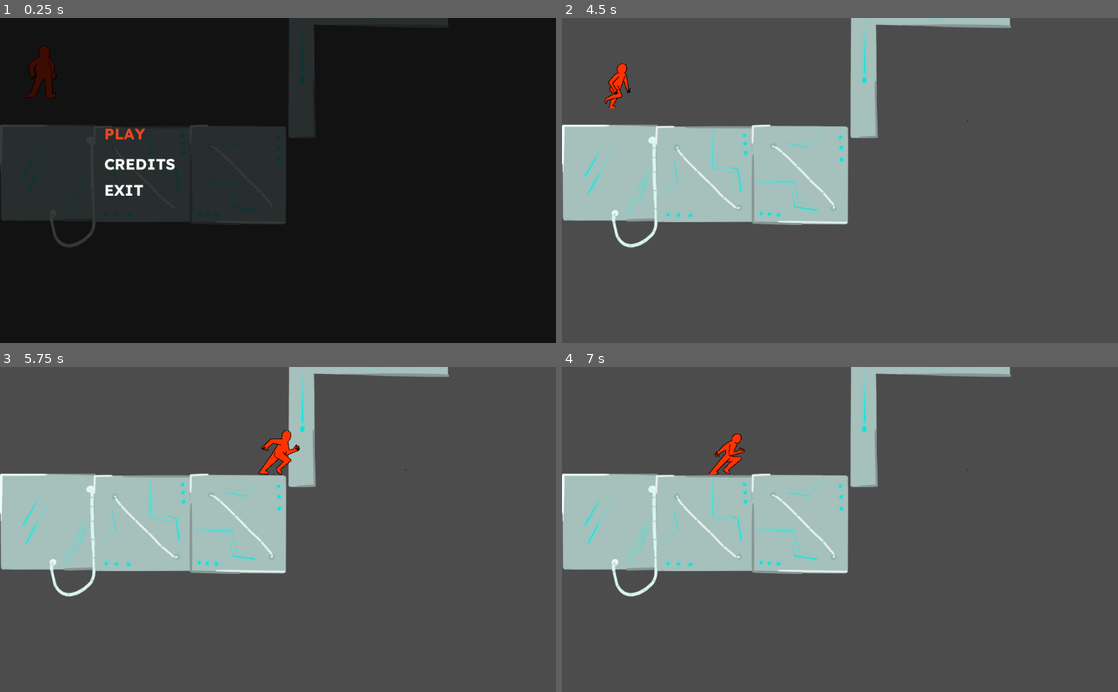
Above: before the commit, frames 1-4 (two rows, left to right).
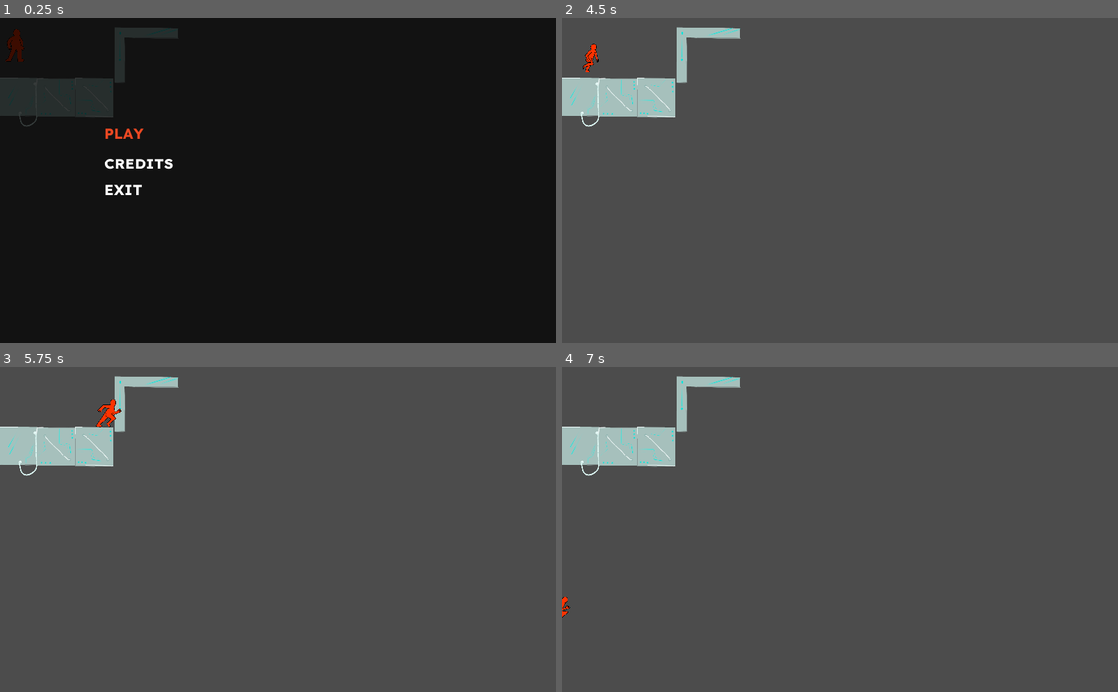
Above: after the commit, the same moments.

Repository: gobggj2022/GGJ-
Game: Godot game, scene res://src/Main/Game.tscn
Two runs of this game, one before a commit and one after it. Both use one fixed random seed, a clock stepped at 60 frames per second and the inputs below.
Inputs:
- Up to frame 1 (0.25 s): no input
- Up to frame 2 (4.5 s): click "PLAY" at 0.5 s; click "PLAY" at 1.25 s; hold Right (ui_right) 2.03-3.53 s; tap Space (ui_select) at 2.27, 3.02 s; tap Enter at 2.75 s; hold Left (ui_left) 3.53-4.28 s; hold Right (ui_right) from 4.28 s (still down)
- Up to frame 3 (5.75 s): keep holding Right (ui_right); tap Space (ui_select) at 4.52, 5.27 s
- Up to frame 4 (7 s): release Right (ui_right) at 5.78 s; hold Left (ui_left) 5.78-6.53 s; tap Space (ui_select) at 6.02 s; hold Right (ui_right) from 6.53 s (still down)

The runs differ from the first frame. In frame 1, 20% of the frame differs, in the area x 0-81%, y 0-71%; in frame 2, 21%; in frame 3, 21%; in frame 4, 21%.

Commit message:
config update

Diff:
--- a/assets/PlayerSprite.tres
+++ b/assets/PlayerSprite.tres
@@ -22,14 +22,14 @@
 
 [resource]
 animations = [ {
-"frames": [ ExtResource( 6 ), ExtResource( 13 ), ExtResource( 16 ), ExtResource( 18 ) ],
+"frames": [ ExtResource( 10 ), ExtResource( 1 ), ExtResource( 9 ), ExtResource( 8 ), ExtResource( 11 ), ExtResource( 12 ), ExtResource( 14 ) ],
+"loop": true,
+"name": "run",
+"speed": 9.0
+}, {
+"frames": [ ExtResource( 3 ) ],
 "loop": false,
-"name": "jump",
-"speed": 8.0
-}, {
-"frames": [ ExtResource( 19 ) ],
-"loop": true,
-"name": "dash",
+"name": "sneak",
 "speed": 5.0
 }, {
 "frames": [ ExtResource( 5 ), ExtResource( 7 ), ExtResource( 17 ), ExtResource( 15 ) ],
@@ -37,18 +37,18 @@
 "name": "death",
 "speed": 5.0
 }, {
-"frames": [ ExtResource( 3 ) ],
+"frames": [ ExtResource( 6 ), ExtResource( 13 ), ExtResource( 16 ), ExtResource( 18 ) ],
 "loop": false,
-"name": "sneak",
-"speed": 5.0
-}, {
-"frames": [ ExtResource( 10 ), ExtResource( 1 ), ExtResource( 9 ), ExtResource( 8 ), ExtResource( 11 ), ExtResource( 12 ), ExtResource( 14 ) ],
-"loop": true,
-"name": "run",
-"speed": 9.0
+"name": "jump",
+"speed": 8.0
 }, {
 "frames": [ ExtResource( 4 ), ExtResource( 2 ) ],
 "loop": true,
 "name": "idle",
 "speed": 4.0
+}, {
+"frames": [ ExtResource( 19 ) ],
+"loop": true,
+"name": "dash",
+"speed": 5.0
 } ]
--- a/project.godot
+++ b/project.godot
@@ -24,6 +24,15 @@
 run/main_scene="res://src/Main/Game.tscn"
 config/icon="res://icon.png"
 
+[display]
+
+window/stretch/mode="2d"
+window/stretch/aspect="keep"
+
+[global]
+
+viewport=false
+
 [input]
 
 toggle_pause={
--- a/src/Level/Level.tscn
+++ b/src/Level/Level.tscn
@@ -1,13 +1,20 @@
-[gd_scene load_steps=2 format=2]
+[gd_scene load_steps=3 format=2]
 
 [ext_resource path="res://assets/level_tileset.tres" type="TileSet" id=1]
+[ext_resource path="res://src/Player/Player.tscn" type="PackedScene" id=2]
 
 [node name="Level" type="Node2D"]
 
 [node name="TileMap" type="TileMap" parent="."]
-position = Vector2( -3, 2 )
-scale = Vector2( 0.5, 0.5 )
+position = Vector2( -3, 32 )
+scale = Vector2( 0.2, 0.2 )
 tile_set = ExtResource( 1 )
 cell_size = Vector2( 10, 10 )
 format = 1
 tile_data = PoolIntArray( -524182, -2147483631, 0, 2555904, 3, 0, 2555939, 4, 0, 2555974, -2147483644, 0 )
+
+[node name="Player" parent="." instance=ExtResource( 2 )]
+pause_mode = 1
+position = Vector2( 26, 51 )
+scale = Vector2( 0.05, 0.05 )
+motion/sync_to_physics = false
--- a/src/Main/Game.tscn
+++ b/src/Main/Game.tscn
@@ -1,8 +1,7 @@
-[gd_scene load_steps=7 format=2]
+[gd_scene load_steps=6 format=2]
 
 [ext_resource path="res://src/Level/Level.tscn" type="PackedScene" id=1]
 [ext_resource path="res://src/Main/Game.gd" type="Script" id=2]
-[ext_resource path="res://src/Player/Player.tscn" type="PackedScene" id=3]
 [ext_resource path="res://src/Menu/MainMenu.tscn" type="PackedScene" id=4]
 [ext_resource path="res://assets/tmpBg.png" type="Texture" id=5]
 [ext_resource path="res://src/Menu/PauseMenu.tscn" type="PackedScene" id=6]
@@ -13,12 +12,6 @@
 
 [node name="Level" parent="." instance=ExtResource( 1 )]
 pause_mode = 1
-
-[node name="Player" parent="." instance=ExtResource( 3 )]
-pause_mode = 1
-position = Vector2( 74, 100 )
-scale = Vector2( 0.0799975, 0.0799975 )
-motion/sync_to_physics = false
 
 [node name="TmpBg" type="Sprite" parent="."]
 pause_mode = 1
--- a/src/Player/Player.tscn
+++ b/src/Player/Player.tscn
@@ -4,7 +4,7 @@
 [ext_resource path="res://src/Player/Player.gd" type="Script" id=2]
 
 [sub_resource type="RectangleShape2D" id=1]
-extents = Vector2( 300, 600 )
+extents = Vector2( 299, 600 )
 
 [sub_resource type="RectangleShape2D" id=2]
 extents = Vector2( 300, 300 )
